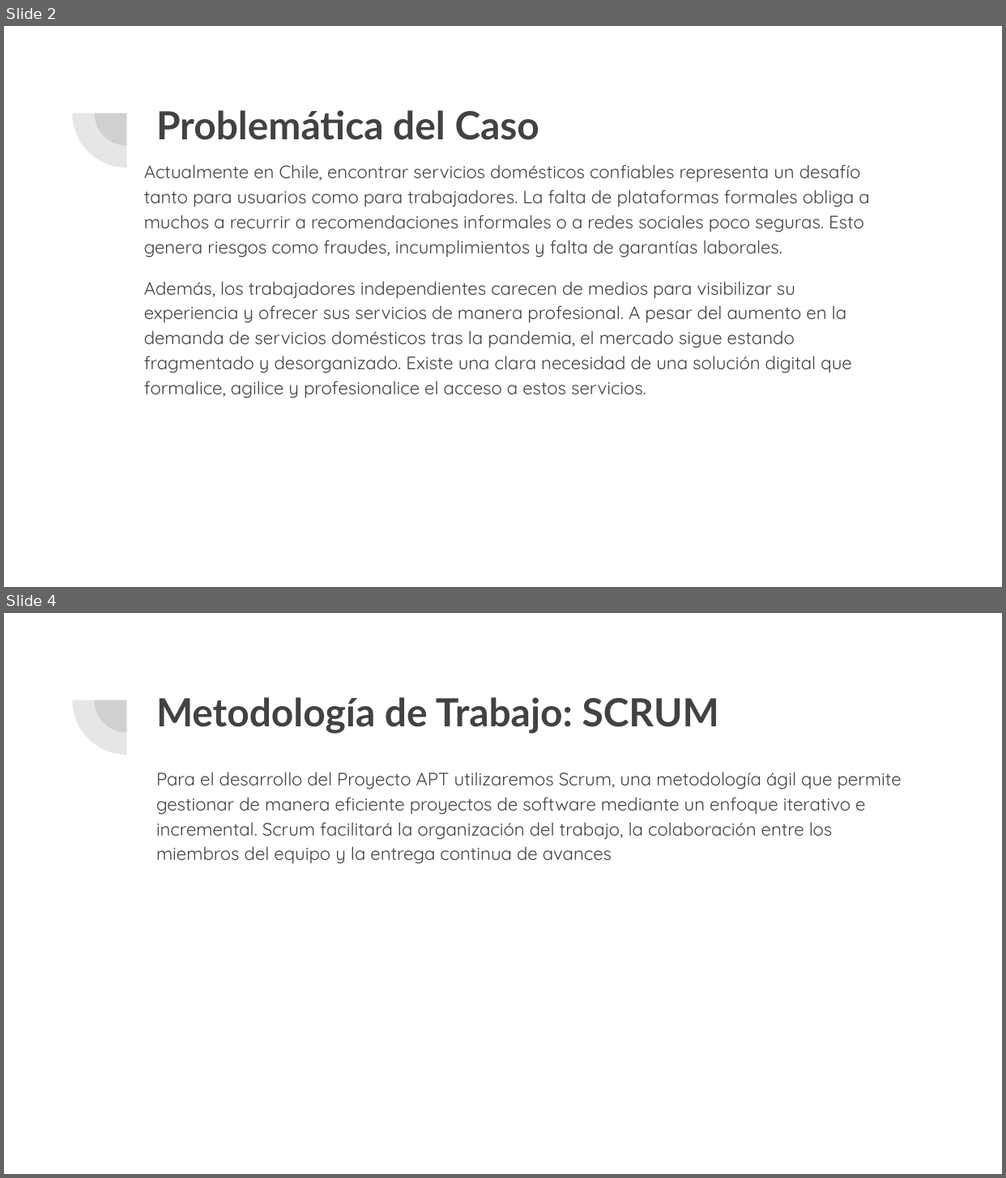
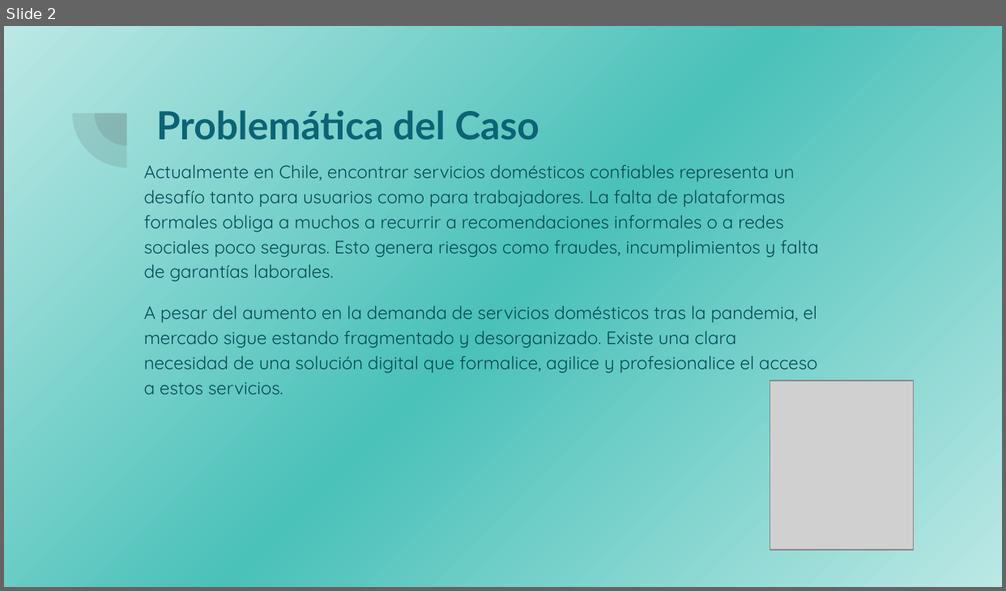
Before and after one commit to TopherHasashi/ServiHogar, a slide deck: Entrega 1/Evidencias Grupales/ServiHogar.pptx. Shown one above the other, each under a label of ours: slides 2 and 4 before the commit, slide 2 after it; the slides between them are not shown. The pictures are 1006x1178 and 1006x591 pixels, drawn with LibreOffice and Linux fonts; fonts in the diff are those of the drawing; grey boxes stand for pictures. Boxes give left, top, right and bottom in pixels: in the first picture for what was removed or moved away, otherwise in the second. Text is boxed around its words. In the diff, an @@ line names an element or a change of style, - is before the commit and + after.

```diff
--- a/Entrega 1/Evidencias Grupales/ServiHogar.pptx
+++ b/Entrega 1/Evidencias Grupales/ServiHogar.pptx
@@ slide 4 removed at (x1=4, y1=613, x2=1002, y2=1174), background #FFFFFF; not listed: 2 template elements that a slide beside it also shows @@
@@ title removed at (x1=156, y1=697, x2=719, y2=734) @@
-Metodología de Trabajo: SCRUM
@@ text removed at (x1=156, y1=772, x2=901, y2=864) @@
-Para el desarrollo del Proyecto APT utilizaremos Scrum, una metodología ágil que permite gestionar de manera eficiente proyectos de software mediante un enfoque iterativo e incremental. Scrum facilitará la organización del trabajo, la colaboración entre los miembros del equipo y la entrega continua de avances
@@ slide 2 changed as well @@
@@ background #FFFFFF to gradient #BBE8E5 to #4AC1B9 @@
@@ title "Problemática del Caso" at (x1=156, y1=110, x2=539, y2=140): text colour #424242 to #0B6374 @@
@@ text at (x1=144, y1=165, x2=819, y2=282): text colour #424242 to #084A57 in "Actualmente en Chile, encontrar servicios domésticos confiab ..." @@
@@ text at (x1=144, y1=305, x2=817, y2=395): text changed; text colour #424242 to #084A57 @@
-Además, los trabajadores independientes carecen de medios para visibilizar su experiencia y ofrecer sus servicios de manera profesional. A pesar del aumento en la demanda de servicios domésticos tras la pandemia, el mercado sigue estando fragmentado y desorganizado. Existe una clara necesidad de una solución digital que formalice, agilice y profesionalice el acceso a estos servicios.
+A pesar del aumento en la demanda de servicios domésticos tras la pandemia, el mercado sigue estando fragmentado y desorganizado. Existe una clara necesidad de una solución digital que formalice, agilice y profesionalice el acceso a estos servicios.
@@ picture added at (x1=770, y1=382, x2=914, y2=551) @@
```
Also in this commit, not shown: 2 other slides changed, 7 slides added, 4 other slides removed, 2 other files.
